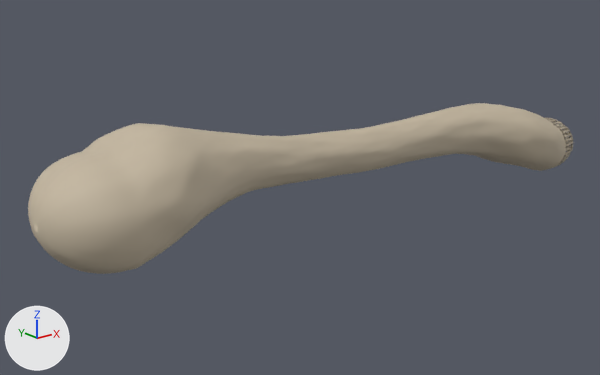
Renders of the FBX model Assets/Models/Bones/Bone_Femur.fbx from each side of a commit.
One viewpoint serves both versions: a camera (50 mm lens) standing at (-0.2595, -0.2758, 0.1152) and looking at (-0.0218, 0.0214, -0.0037). The lights are fixed; the arrows at lower left show +X, +Y and +Z. The older version comes first. Where no turn or scale is listed for an object, it has been applied to the vertices.

Objects in the first picture: 'Bone_Femur'.
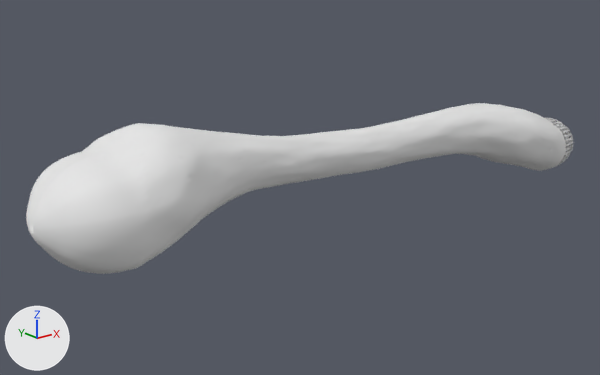
What differs and where, as boxes (x1, y1, x2, y2) in the pictures (600 x 375 px):
'Bone_Femur', recoloured (beige to white)
    both: (28, 103, 574, 274)

Diff of the bpy script that builds the scene:
```diff
--- a/Assets/Models/Bones/Bone_Femur.fbx.py
+++ b/Assets/Models/Bones/Bone_Femur.fbx.py
@@ img_t_femur_normal_png @@
+img_t_femur_normal_png = load_image('T_Femur_Normal.png', '_unpacked/T_Femur_Normal.png', 1024, 1024, 'Non-Color')
@@ img_t_femur_roughness_png @@
+img_t_femur_roughness_png = load_image('T_Femur_Roughness.png', '_unpacked/T_Femur_Roughness.png', 1024, 1024, 'Non-Color')
@@ mat_bone_femur @@
+mat_bone_femur = bpy.data.materials.new('Bone_Femur')
+# uses the picture img_t_femur_normal_png
+# uses the picture img_t_femur_roughness_png
@@ me_bone_femur @@
 # used by ob_bone_femur; location = (0.0, 0.0, 0.0)
-me_bone_femur.from_pydata(...)  # 12245 vertices, 24448 faces; spans x -0.153..0.147, y -0.028..0.054, z -0.016..0.038
-me_bone_femur.materials.append(mat_bonepreviewmat)  # beige #c4b6a0
+me_bone_femur.from_pydata(...)  # 12245 vertices, 24448 faces; spans x -0.155..0.147, y -0.028..0.054, z -0.016..0.038
+# edits to the shape of me_bone_femur do not show in these pictures
+me_bone_femur.materials.append(mat_bone_femur)
```
